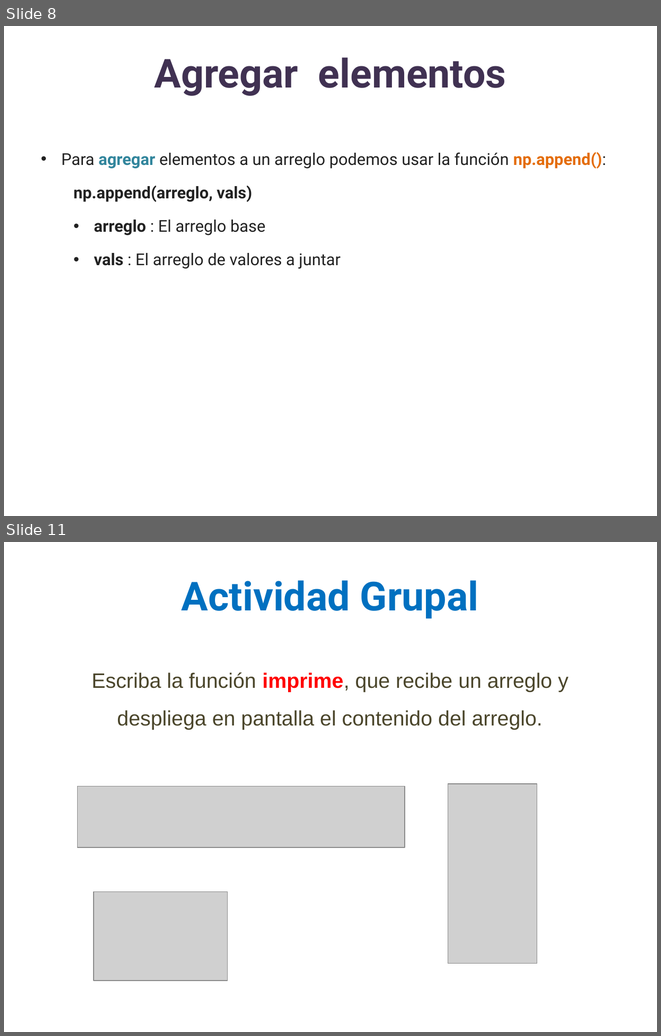
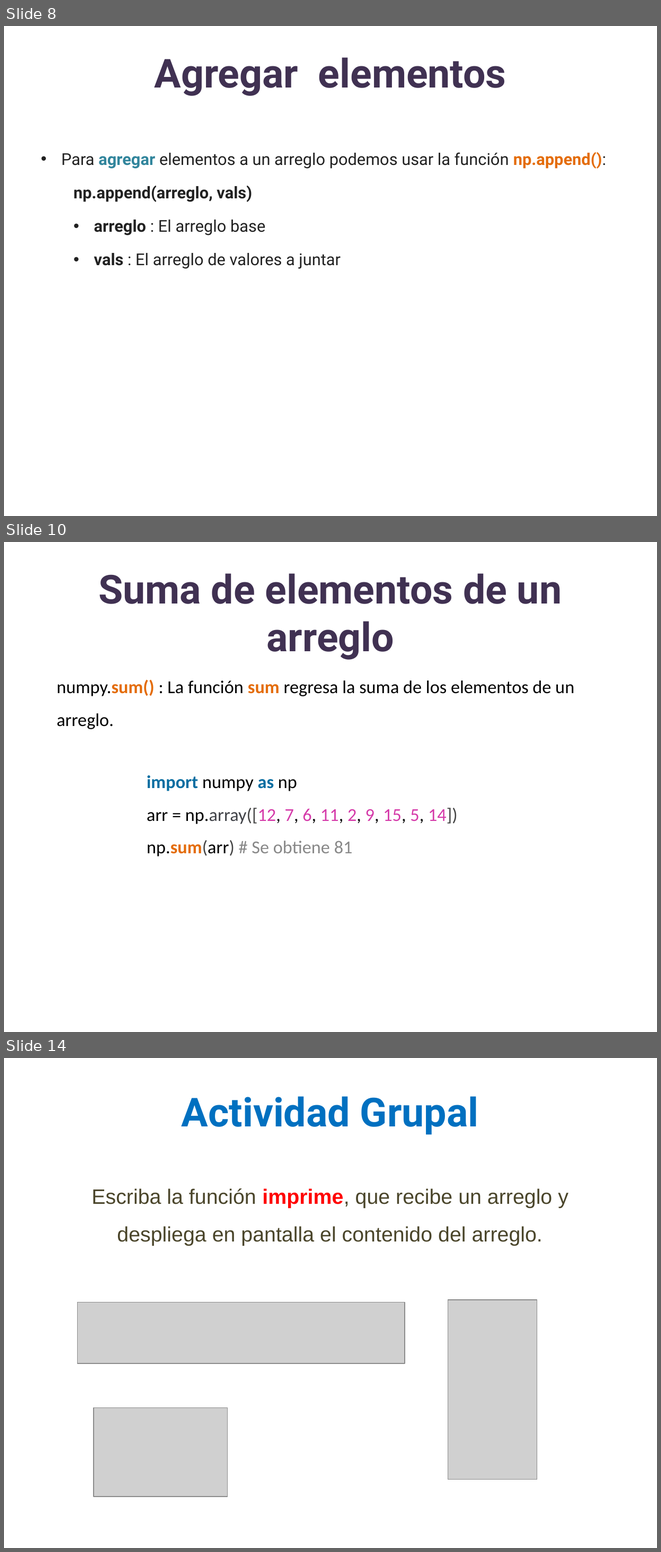
Before and after one commit to lizetheP/Analitica, a slide deck: CalendarioAgo2022/presentaciones/20_ArreglosNumpy.pptx. Shown one above the other, each under a label of ours: slides 8 and 11 before the commit, slides 8, 10 and 14 after it; the slides between them are not shown. The pictures are 661x1036 and 661x1552 pixels, drawn with LibreOffice and Linux fonts; fonts in the diff are those of the drawing; grey boxes stand for pictures. Boxes give left, top, right and bottom in pixels: in the first picture for what was removed or moved away, otherwise in the second. Text is boxed around its words. In the diff, an @@ line names an element or a change of style, - is before the commit and + after.

```diff
--- a/CalendarioAgo2022/presentaciones/20_ArreglosNumpy.pptx
+++ b/CalendarioAgo2022/presentaciones/20_ArreglosNumpy.pptx
@@ slide 10 added at (x1=4, y1=542, x2=657, y2=1032), background #FFFFFF @@
@@ title added at (x1=98, y1=573, x2=562, y2=660), 44 pt, text #403152, bold @@
+Suma de elementos de un arreglo
@@ text added at (x1=56, y1=680, x2=574, y2=729), 20 pt, text #000000 @@
+numpy.sum() : La función sum regresa la suma de los elementos de un arreglo.
@@ text added at (x1=147, y1=775, x2=458, y2=856), 20 pt, text #000000 @@
+import numpy as np
+arr = np.array([12, 7, 6, 11, 2, 9, 15, 5, 14])
+np.sum(arr) # Se obtiene 81
@@ what was slide 11 is now slide 14 @@
```
Also in this commit, not shown: 2 other slides added, 28 other files.
